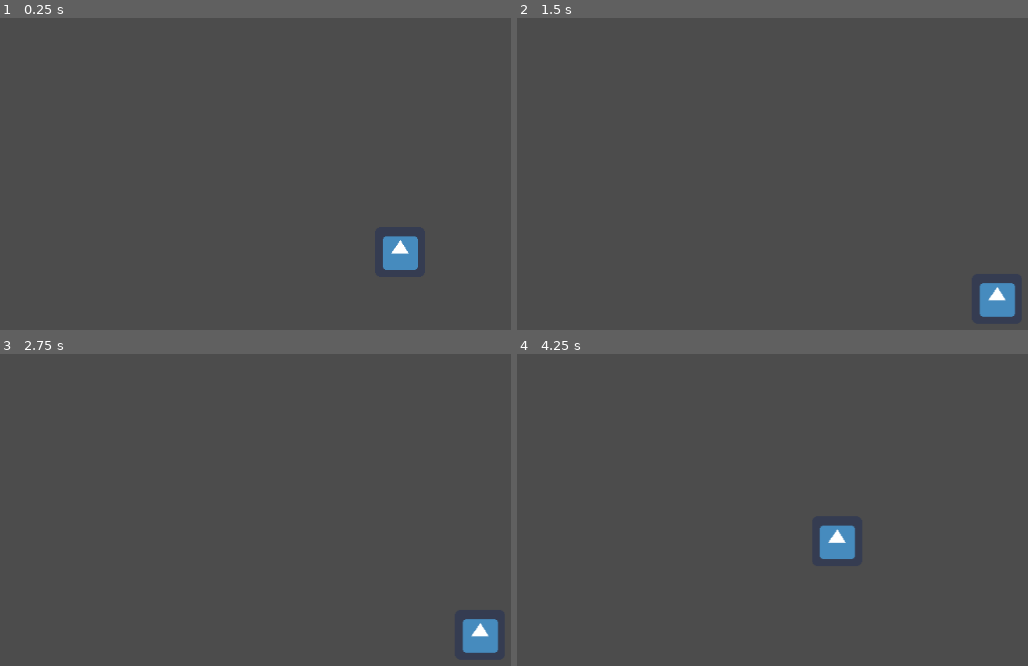
Above: before the commit, frames 1-4 (two rows, left to right).
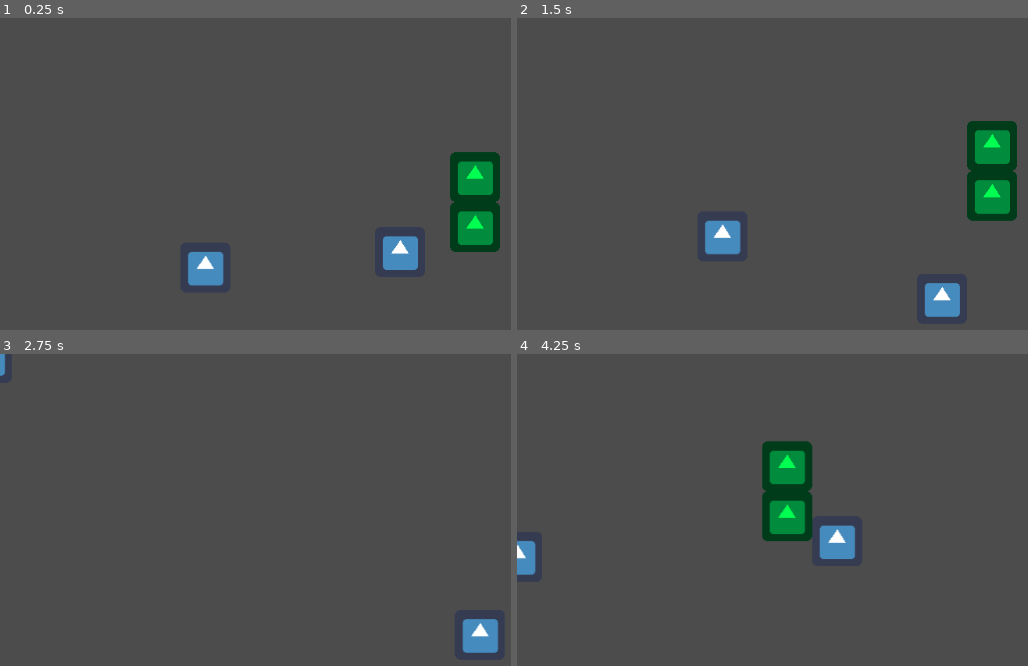
Above: after the commit, the same moments.

Repository: NicoCarpe/OneShot
Game: Godot game, scene res://Scenes/Levels/World.tscn
The game is run twice, just before and just after one commit, with the same random seed, the same clock (stepped at 60 frames per second) and the same inputs. The engine's default icon, where the game draws it, is replaced by a stand-in: a white triangle on a blue panel in a dark square.
Inputs (mouse positions are in pixels of both pictures, inside the frame that each line leads up to):
- Up to frame 1 (0.25 s): no input
- Up to frame 2 (1.5 s): tap Enter at 0.5 s; move the mouse to (outside the picture) at 0.52 s; hold Right (ui_right) 0.53-1.28 s; tap Space at 1.25 s; move the mouse to (757, 276) at 1.27 s; hold Down (ui_down) from 1.28 s (still down)
- Up to frame 3 (2.75 s): move the mouse to (480, 485) at 2.02 s; release Down (ui_down) at 2.03 s; hold Right (ui_right) from 2.03 s (still down)
- Up to frame 4 (4.25 s): move the mouse to (outside the picture) at 2.77 s; release Right (ui_right) at 2.78 s; hold Up (ui_up) 2.78-3.53 s; move the mouse to (outside the picture) at 3.52 s; hold Left (ui_left) from 3.53 s (still down)

The runs differ from the first frame. In frame 1, 3.9% of the frame differs, in the area x 36-98%, y 42-86%; in frame 2, 5.4%, in the area x 36-98%, y 33-96%; in frame 3, less than 0.1%; in frame 4, 3.5%.

Commit message:
Fixed wall collision

Diff:
--- /dev/null
+++ b/Scenes/Enemy.tscn
@@ -0,0 +1,23 @@
+[gd_scene load_steps=3 format=2]
+
+[ext_resource path="res://icon.png" type="Texture" id=1]
+
+[sub_resource type="RectangleShape2D" id=1]
+
+custom_solver_bias = 0.0
+extents = Vector2( 32, 32 )
+
+[node name="Enemy" type="KinematicBody2D"]
+
+input_pickable = false
+collision_layer = 1
+collision_mask = 1
+collision/safe_margin = 0.08
+
+[node name="Sprite" type="Sprite" parent="." index="0"]
+
+texture = ExtResource( 1 )
+
+[node name="CollisionShape2D" type="CollisionShape2D" parent="." index="1"]
+
+shape = SubResource( 1 )
--- a/Scenes/Levels/World.tscn
+++ b/Scenes/Levels/World.tscn
@@ -1,9 +1,40 @@
-[gd_scene load_steps=2 format=2]
+[gd_scene load_steps=4 format=2]
 
 [ext_resource path="res://Scenes/Player.tscn" type="PackedScene" id=1]
+[ext_resource path="res://Scenes/tileSet.tres" type="TileSet" id=2]
+[ext_resource path="res://Scenes/Enemy.tscn" type="PackedScene" id=3]
 
-[node name="Node2D" type="Node2D"]
+[node name="World" type="Node2D"]
 
-[node name="KinematicBody2D" parent="." index="0" instance=ExtResource( 1 )]
+[node name="Player" parent="." index="0" instance=ExtResource( 1 )]
 
-NORMAL_SPEED = 500
+collision_layer = 15
+collision_mask = 15
+
+[node name="TileMap" type="TileMap" parent="." index="1"]
+
+mode = 0
+tile_set = ExtResource( 2 )
+cell_size = Vector2( 64, 64 )
+cell_quadrant_size = 16
+cell_custom_transform = Transform2D( 1, 0, 0, 1, 0, 0 )
+cell_half_offset = 2
+cell_tile_origin = 0
+cell_y_sort = false
+cell_clip_uv = false
+collision_use_kinematic = false
+collision_friction = 1.0
+collision_bounce = 0.0
+collision_layer = 15
+collision_mask = 15
+occluder_light_mask = 1
+format = 1
+tile_data = PoolIntArray( -131071, 0, 0, -65535, 0, 0 )
+_sections_unfolded = [ "Collision" ]
+__meta__ = {
+"_edit_lock_": true
+}
+
+[node name="Enemy" parent="." index="2" instance=ExtResource( 3 )]
+
+position = Vector2( -249.196, 19.8475 )
--- a/Scenes/Player.tscn
+++ b/Scenes/Player.tscn
@@ -3,18 +3,19 @@
 [ext_resource path="res://Scripts/Player.gd" type="Script" id=1]
 [ext_resource path="res://icon.png" type="Texture" id=2]
 
-[sub_resource type="CircleShape2D" id=1]
+[sub_resource type="RectangleShape2D" id=1]
 
 custom_solver_bias = 0.0
-radius = 25.0
+extents = Vector2( 32, 32 )
 
-[node name="KinematicBody2D" type="KinematicBody2D" index="0"]
+[node name="Player" type="KinematicBody2D"]
 
 input_pickable = false
-collision_layer = 1
-collision_mask = 1
+collision_layer = 3
+collision_mask = 3
 collision/safe_margin = 0.08
 script = ExtResource( 1 )
+_sections_unfolded = [ "Collision" ]
 NORMAL_SPEED = 500
 
 [node name="Sprite" type="Sprite" parent="." index="0"]
--- /dev/null
+++ b/Scenes/tileMap.tscn
@@ -0,0 +1,31 @@
+[gd_scene load_steps=3 format=2]
+
+[ext_resource path="res://icon.png" type="Texture" id=1]
+
+[sub_resource type="RectangleShape2D" id=1]
+
+custom_solver_bias = 0.0
+extents = Vector2( 32, 32 )
+
+[node name="Node2D" type="Node2D" index="0"]
+
+[node name="Sprite" type="Sprite" parent="." index="0"]
+
+modulate = Color( 0, 1, 0.320313, 1 )
+texture = ExtResource( 1 )
+_sections_unfolded = [ "Visibility" ]
+
+[node name="StaticBody2D" type="StaticBody2D" parent="Sprite" index="0"]
+
+input_pickable = false
+collision_layer = 15
+collision_mask = 15
+constant_linear_velocity = Vector2( 0, 0 )
+constant_angular_velocity = 0.0
+friction = 1.0
+bounce = 0.0
+_sections_unfolded = [ "Collision" ]
+
+[node name="CollisionShape2D" type="CollisionShape2D" parent="Sprite/StaticBody2D" index="0"]
+
+shape = SubResource( 1 )
--- /dev/null
+++ b/Scenes/tileSet.tres
@@ -0,0 +1,25 @@
+[gd_resource type="TileSet" load_steps=3 format=2]
+
+[ext_resource path="res://icon.png" type="Texture" id=1]
+
+[sub_resource type="RectangleShape2D" id=1]
+
+custom_solver_bias = 0.0
+extents = Vector2( 32, 32 )
+
+[resource]
+
+0/name = "Sprite"
+0/texture = ExtResource( 1 )
+0/tex_offset = Vector2( 0, 0 )
+0/modulate = Color( 0, 1, 0.320313, 1 )
+0/region = Rect2( 0, 0, 64, 64 )
+0/is_autotile = false
+0/occluder_offset = Vector2( 32, 32 )
+0/navigation_offset = Vector2( 32, 32 )
+0/shapes = [ {
+"autotile_coord": Vector2( 0, 0 ),
+"one_way": false,
+"shape": SubResource( 1 ),
+"shape_transform": Transform2D( 1, 0, 0, 1, 32, 32 )
+} ]
--- a/Scripts/Player.gd
+++ b/Scripts/Player.gd
@@ -32,7 +32,7 @@
 	#if playerControlEnabled:
 	controls_loop()
 	movement_loop()
-	speed_decay()
+#	speed_decay()
 	#CollisionNode.disabled = false # Reenable collision (Has to do with swap code)
 	#updateCamera()
 
@@ -122,33 +122,33 @@
 #	if anim != animNew:
 #		animNew = anim
 #		AnimNode.play(anim)
-	for i in range(get_slide_count()):
-		var collisions = get_slide_collision(i)
-		if collisions:	# Note: Causes a double hit bug where if you touch a projectile in the same frame it touches you,
-		# you get hit twice. This can be solved through invulnerability frames after being hit.
-			if collisions.collider.is_in_group("Projectile"):
-				var projectile = collisions.collider #The extra .get_node("./") doesn't seem to do anything, not sure why?
-				projectile.collide(self)
-			if collisions.collider.is_in_group("Pickup"):
-				var collider = collisions.collider.get_node("./")
-				collider.applyEffect(self)
-		pass
-
-func speed_decay():
-	if MOTION_SPEED > NORMAL_SPEED:
-		#SpriteNode.set("modulate",Color(233.0/255,0,0,1)) # Used to test dash
-		MOTION_SPEED *= 0.90
+#	for i in range(get_slide_count()):
+#		var collisions = get_slide_collision(i)
+#		if collisions:	# Note: Causes a double hit bug where if you touch a projectile in the same frame it touches you,
+#		# you get hit twice. This can be solved through invulnerability frames after being hit.
+#			if collisions.collider.is_in_group("Projectile"):
+#				var projectile = collisions.collider #The extra .get_node("./") doesn't seem to do anything, not sure why?
+#				projectile.collide(self)
+#			if collisions.collider.is_in_group("Pickup"):
+#				var collider = collisions.collider.get_node("./")
+#				collider.applyEffect(self)
+#		pass
+
+#func speed_decay():
+#	if MOTION_SPEED > NORMAL_SPEED:
+#		#SpriteNode.set("modulate",Color(233.0/255,0,0,1)) # Used to test dash
+#		MOTION_SPEED *= 0.90
 #		if MOTION_SPEED > minDashInvulnSpeed and MOTION_SPEED < maxDashInvulnSpeed:
 #			dashInvuln = true
 #			SpriteNode.set("modulate",Color(0,0,233.0/255,1)) # Used to test dash
 #		else:
 #			dashInvuln = false
 #			SpriteNode.set("modulate",Color(1,1,1,1))
-	elif MOTION_SPEED == NORMAL_SPEED:
-		pass
-	else:
-		#SpriteNode.set("modulate",Color(233.0/255,255,255,1))
-		MOTION_SPEED = NORMAL_SPEED
+#	elif MOTION_SPEED == NORMAL_SPEED:
+#		pass
+#	else:
+#		#SpriteNode.set("modulate",Color(233.0/255,255,255,1))
+#		MOTION_SPEED = NORMAL_SPEED
 
 #func dashDelay(sec):
 #	dashTimer.set_wait_time(sec) # Set Timer's delay to "sec" seconds
--- a/project.godot
+++ b/project.godot
@@ -33,6 +33,13 @@
 , Object(InputEventKey,"resource_local_to_scene":false,"resource_name":"","device":0,"alt":false,"shift":false,"control":false,"meta":false,"command":false,"pressed":false,"scancode":83,"unicode":0,"echo":false,"script":null)
  ]
 
+[layer_names]
+
+2d_physics/layer_1="Environment"
+2d_physics/layer_2="Player"
+2d_physics/layer_3="Enemies"
+2d_physics/layer_4="Bullets"
+
 [rendering]
 
 environment/default_environment="res://default_env.tres"
